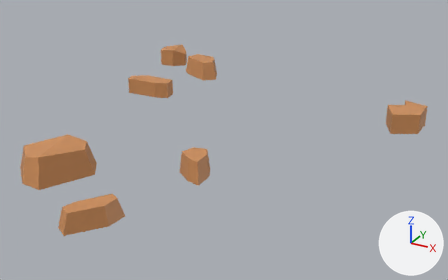
The FBX model Assets/Models/Sand rocks/SandRocks18_LOD1.fbx, before and after one commit.
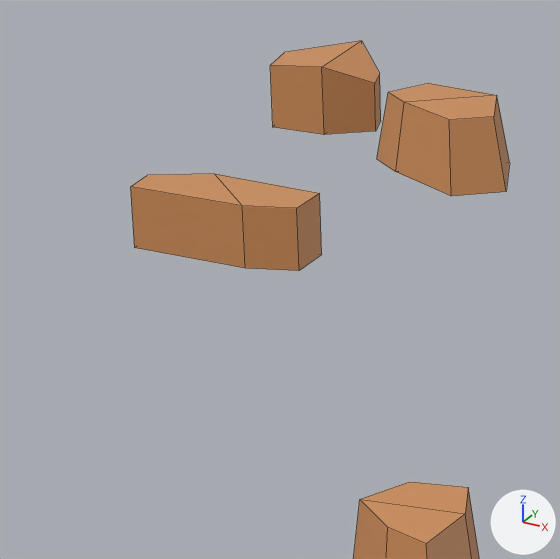
Each version is shown whole from a camera (50 mm lens) standing at (0.843, -1.358, 0.61) and looking at (0.151, -0.101, -0.018), then close up on the part from 22% to 51% of the width and 12% to 59% of the height. Arrows for +X, +Y and +Z are at lower right; the lights stay in place. The close-ups show mesh edges as thin lines. Where no turn or scale is listed for an object, it has been applied to the vertices.
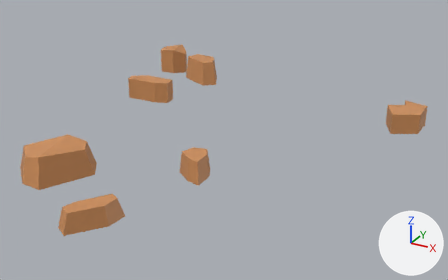
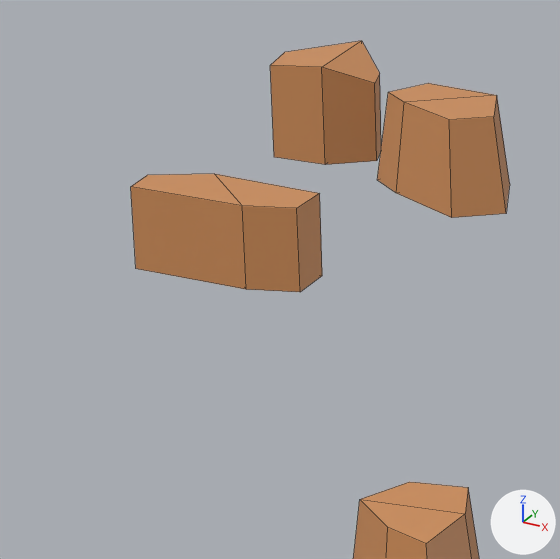
The newer file is also turned or shifted as a whole; pictures and numbers use the older file's frame.

Changed parts and their boxes (x1, y1, x2, y2) in the close-ups (560 x 559 px; the box of a moved part takes in the faces that stretch with it):
part 1 of me_plane_263, moved or reshaped
    before: (270, 65, 381, 134)
    after: (270, 65, 381, 165)
part 2 of me_plane_263, moved or reshaped
    before: (377, 92, 510, 196)
    after: (377, 92, 510, 218)
part 3 of me_plane_263, moved or reshaped
    before: (131, 187, 322, 271)
    after: (131, 187, 322, 292)

The change in detail:
me_plane_263 has 84 vertices, 70 faces and spans x -0.332..0.566, y -0.617..0.403, z -0.036..0.054.
me_plane_263 is used by ob_plane_177; location (0.0, 0.0, 0.0).
me_plane_263 part 1: all 6 vertices in x -0.332..-0.244, y 0.319..0.403, z 0.0 are moved by (0.0, 0.0, -0.025).
me_plane_263 part 2: all 6 vertices in x -0.205..-0.079, y 0.238..0.332, z 0.0 are moved by (0.0, 0.0, -0.017).
me_plane_263 part 3: all 6 vertices in x -0.249..-0.117, y 0.034..0.085, z 0.0 are moved by (0.0, 0.0, -0.015).
